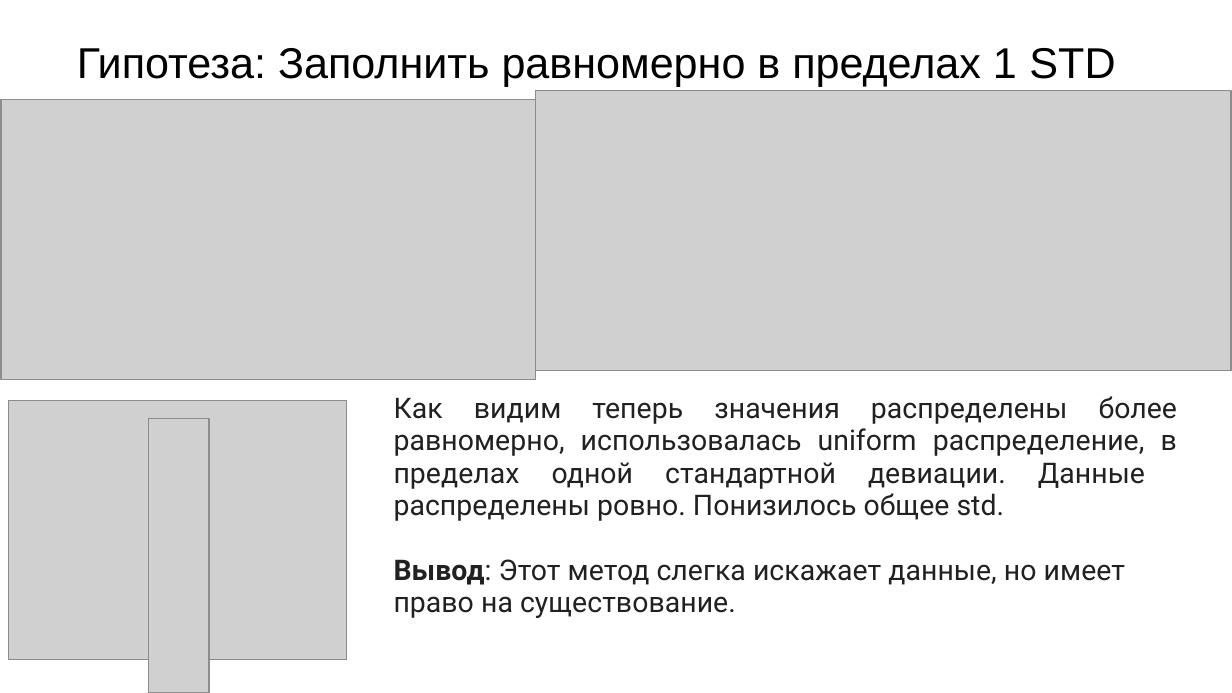
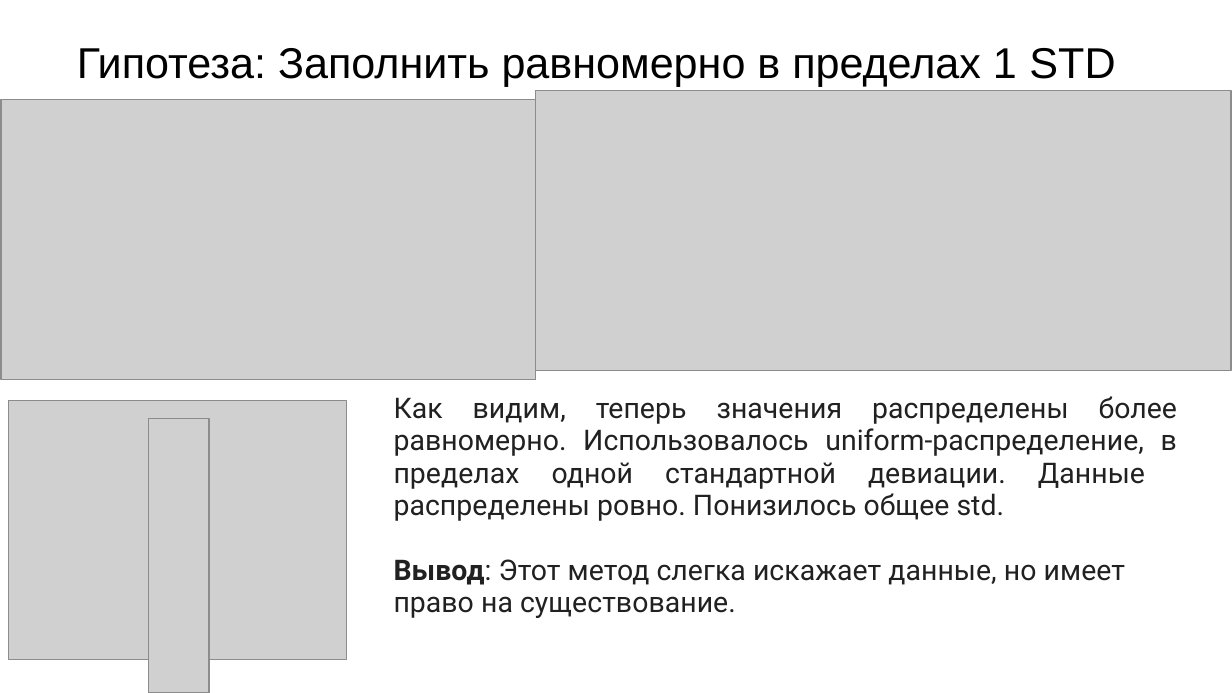
Before and after one commit to Dimildizio/DS_course, a slide deck: slide 21 of EDA_group_slides.pptx. Drawn at 1232x693 pixels with LibreOffice and Linux fonts; fonts in the diff are those of the drawing; grey boxes stand for pictures. Boxes give left, top, right and bottom in pixels: in the first picture for what was removed or moved away, otherwise in the second. Text is boxed around its words. In the diff, an @@ line names an element or a change of style, - is before the commit and + after.

```diff
--- a/EDA_group_slides.pptx
+++ b/EDA_group_slides.pptx
@@ text at (x1=394, y1=396, x2=1177, y2=521): text changed @@
-Как видим теперь значения распределены более равномерно, использовалась uniform распределение, в пределах одной стандартной девиации. Данные распределены ровно. Понизилось общее std.
+Как видим, теперь значения распределены более равномерно. Использовалось uniform-распределение, в пределах одной стандартной девиации. Данные распределены ровно. Понизилось общее std.
```
Also in this commit, not shown: 19 other slides changed.
